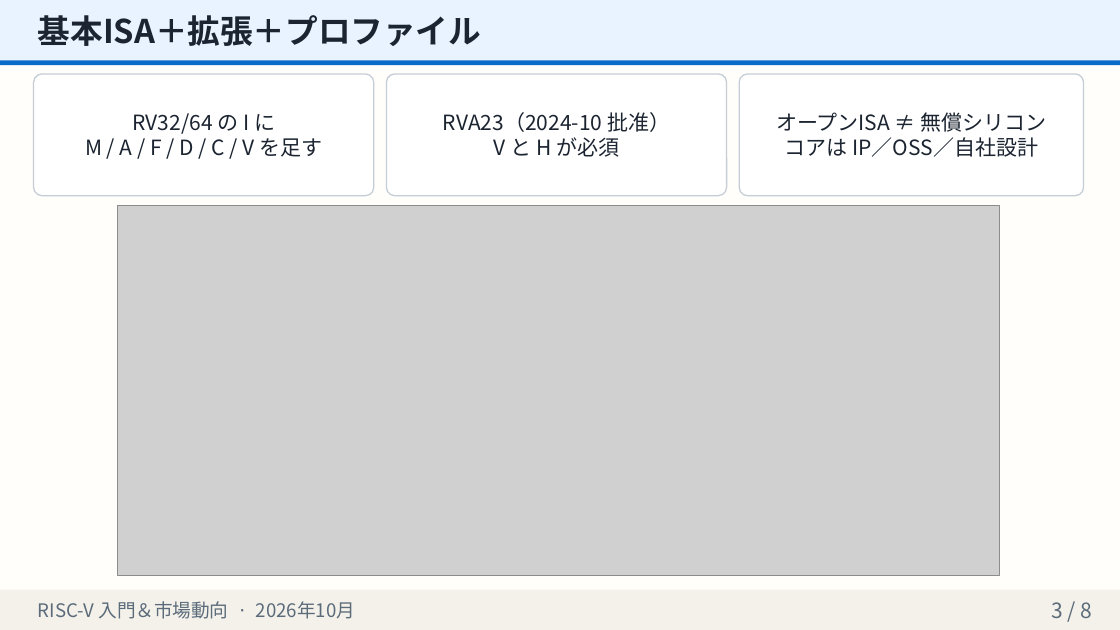
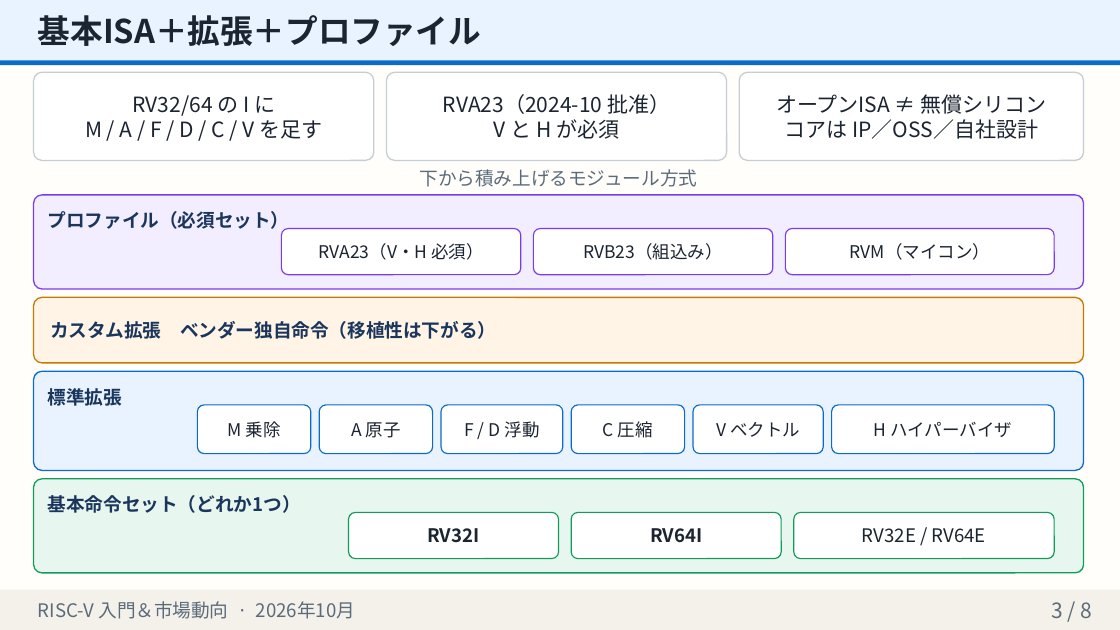
Before and after one commit to shotaminato/create-slides, a slide deck: slide 3 of examples/sample-deck.pptx. Drawn at 1120x630 pixels with LibreOffice and Linux fonts; fonts in the diff are those of the drawing; grey boxes stand for pictures. Boxes give left, top, right and bottom in pixels: in the first picture for what was removed or moved away, otherwise in the second. Text is boxed around its words. In the diff, an @@ line names an element or a change of style, - is before the commit and + after.

```diff
--- a/examples/sample-deck.pptx
+++ b/examples/sample-deck.pptx
@@ rounded rectangle "RV32/64 の I に" resized from (x1=34, y1=74, x2=374, y2=196) to (x1=34, y1=72, x2=374, y2=160) @@
@@ proportions changed in 3 elements at (x1=739, y1=72, x2=1084, y2=160), (x1=34, y1=72, x2=374, y2=160), (x1=386, y1=72, x2=727, y2=160) @@
@@ rounded rectangle "RVA23（2024-10 批准）" resized from (x1=386, y1=74, x2=727, y2=196) to (x1=386, y1=72, x2=727, y2=160) @@
@@ rounded rectangle "オープンISA ≠ 無償シリコン" resized from (x1=739, y1=74, x2=1084, y2=196) to (x1=739, y1=72, x2=1084, y2=160) @@
@@ text added at (x1=420, y1=169, x2=698, y2=187), 16 pt, text #5C6B7A @@
+下から積み上げるモジュール方式
@@ rounded rectangle added at (x1=34, y1=195, x2=1084, y2=289), fill #F3EEFF, outline #7C3AED 1.1 pt, 16 pt, text #1B365D, bold @@
+プロファイル（必須セット）
@@ picture removed at (x1=118, y1=206, x2=1000, y2=576) @@
@@ rounded rectangle added at (x1=281, y1=229, x2=521, y2=275), fill #FFFFFF, outline #7C3AED 1 pt, 15 pt, text #1B2430 @@
+RVA23（V・H 必須）
@@ rounded rectangle added at (x1=534, y1=229, x2=773, y2=275), fill #FFFFFF, outline #7C3AED 1 pt, 15 pt, text #1B2430 @@
+RVB23（組込み）
@@ rounded rectangle added at (x1=786, y1=229, x2=1054, y2=275), fill #FFFFFF, outline #7C3AED 1 pt, 15 pt, text #1B2430 @@
+RVM（マイコン）
@@ rounded rectangle added at (x1=34, y1=297, x2=1084, y2=363), fill #FFF4E5, outline #C97800 1.1 pt, 16 pt, text #1B365D, bold @@
+カスタム拡張 ベンダー独自命令（移植性は下がる）
@@ rounded rectangle added at (x1=34, y1=371, x2=1084, y2=471), fill #E8F3FF, outline #0B6BCB 1.1 pt, 16 pt, text #1B365D, bold @@
+標準拡張
@@ rounded rectangle added at (x1=197, y1=405, x2=311, y2=454), fill #FFFFFF, outline #0B6BCB 1 pt, 15 pt, text #1B2430 @@
+M 乗除
@@ rounded rectangle added at (x1=319, y1=405, x2=433, y2=454), fill #FFFFFF, outline #0B6BCB 1 pt, 15 pt, text #1B2430 @@
+A 原子
@@ rounded rectangle added at (x1=441, y1=405, x2=563, y2=454), fill #FFFFFF, outline #0B6BCB 1 pt, 15 pt, text #1B2430 @@
+F / D 浮動
@@ rounded rectangle added at (x1=571, y1=405, x2=685, y2=454), fill #FFFFFF, outline #0B6BCB 1 pt, 15 pt, text #1B2430 @@
+C 圧縮
@@ rounded rectangle added at (x1=693, y1=405, x2=823, y2=454), fill #FFFFFF, outline #0B6BCB 1 pt, 15 pt, text #1B2430 @@
+V ベクトル
@@ rounded rectangle added at (x1=832, y1=405, x2=1054, y2=454), fill #FFFFFF, outline #0B6BCB 1 pt, 15 pt, text #1B2430 @@
+H ハイパーバイザ
@@ rounded rectangle added at (x1=34, y1=479, x2=1084, y2=573), fill #E7F6EE, outline #0F9D58 1.1 pt, 16 pt, text #1B365D, bold @@
+基本命令セット（どれか1つ）
@@ rounded rectangle added at (x1=349, y1=513, x2=559, y2=559), fill #FFFFFF, outline #0F9D58 1 pt, 16 pt, text #1B2430, bold @@
+RV32I
@@ rounded rectangle added at (x1=571, y1=513, x2=781, y2=559), fill #FFFFFF, outline #0F9D58 1 pt, 16 pt, text #1B2430, bold @@
+RV64I
@@ rounded rectangle added at (x1=794, y1=513, x2=1054, y2=559), fill #FFFFFF, outline #0F9D58 1 pt, 16 pt, text #1B2430 @@
+RV32E / RV64E
```
Also in this commit, not shown: 4 other slides changed, 6 other files.
